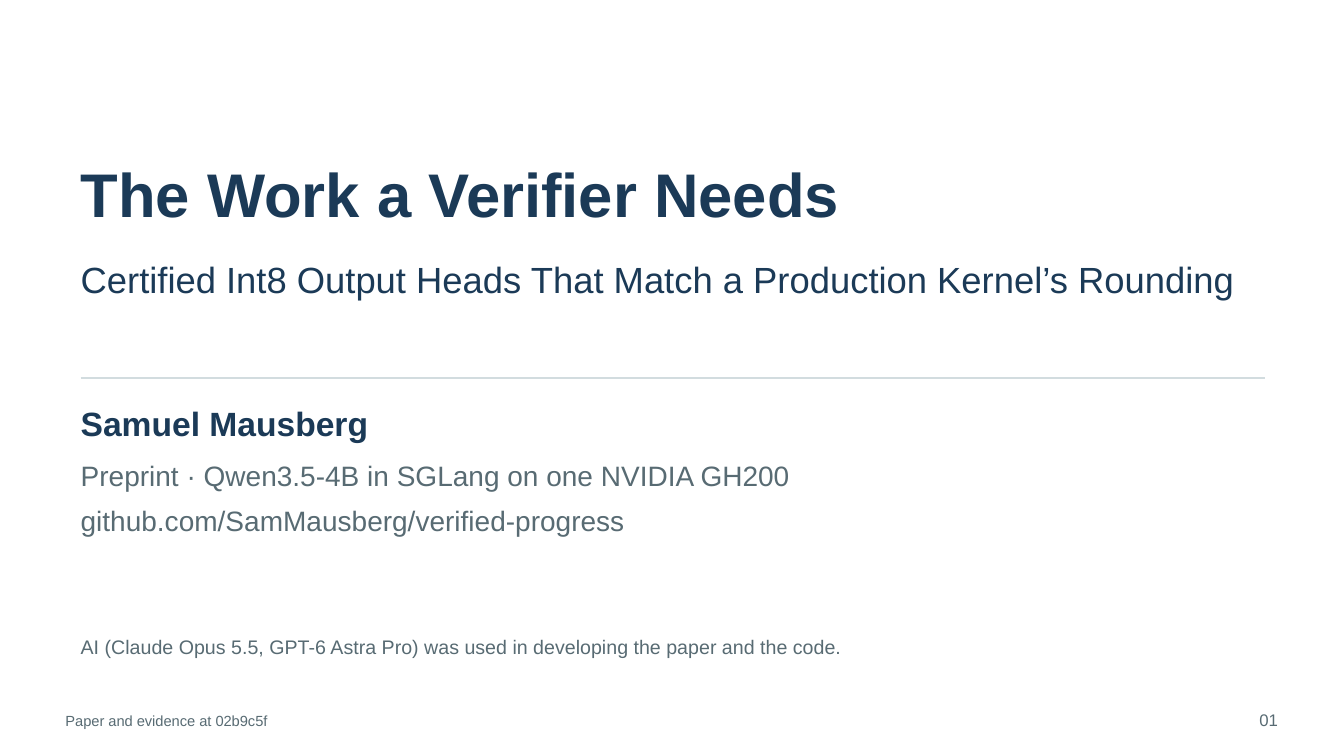
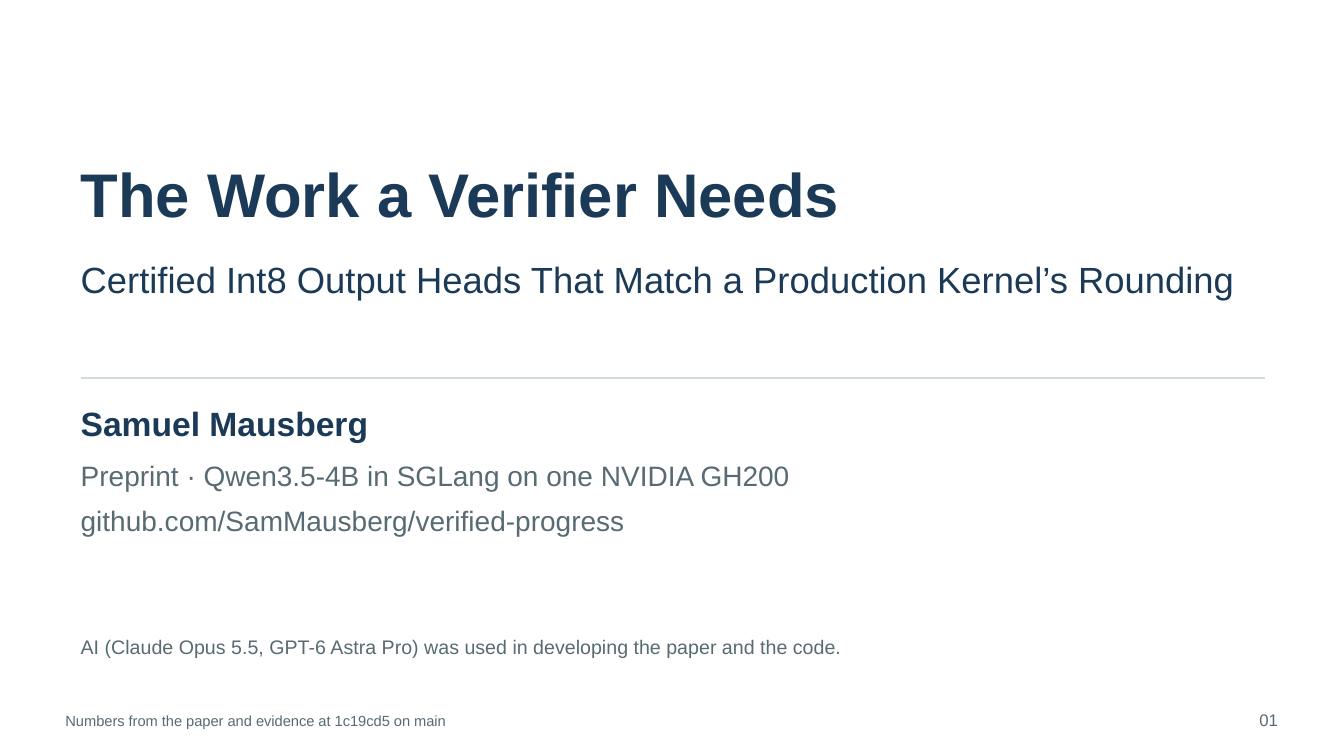
Before and after one commit to SamMausberg/verified-progress, a slide deck: slide 1 of presentation/verifier_paper_talk.pptx. Drawn at 1344x756 pixels with LibreOffice and Linux fonts; fonts in the diff are those of the drawing. Boxes give left, top, right and bottom in pixels: in the first picture for what was removed or moved away, otherwise in the second. Text is boxed around its words. In the diff, an @@ line names an element or a change of style, - is before the commit and + after.

```diff
--- a/presentation/verifier_paper_talk.pptx
+++ b/presentation/verifier_paper_talk.pptx
@@ text at (65,715,446,729): text changed @@
-Paper and evidence at 02b9c5f
+Numbers from the paper and evidence at 1c19cd5 on main
```
Also in this commit, not shown: 13 other slides changed, 2 other files.
